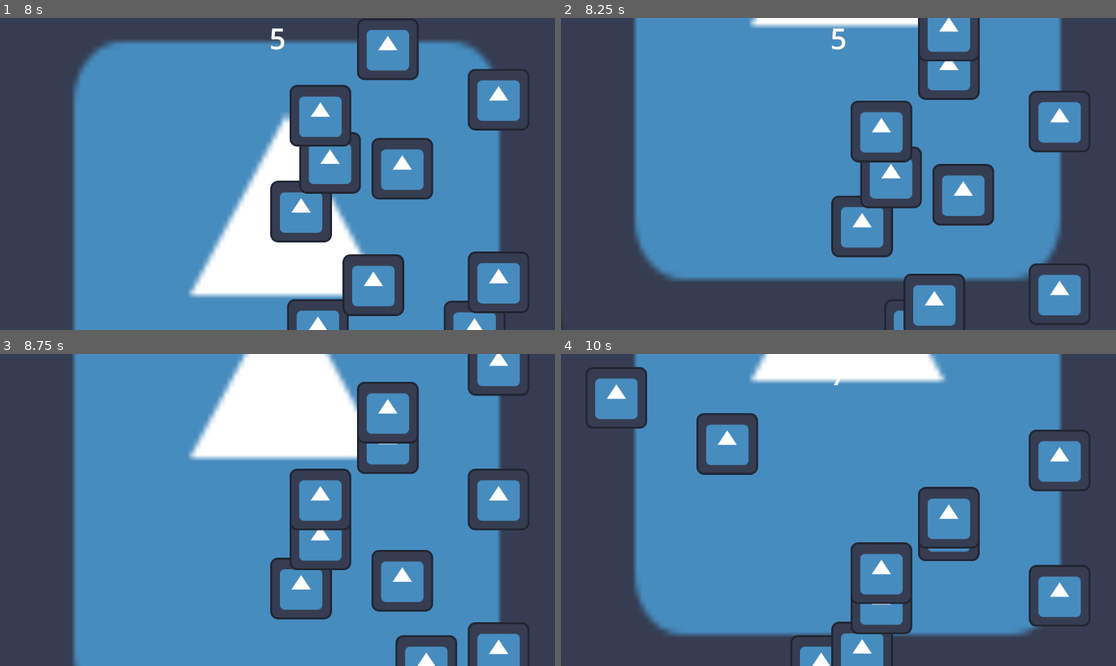
Above: before the commit, frames 1-4 (two rows, left to right).
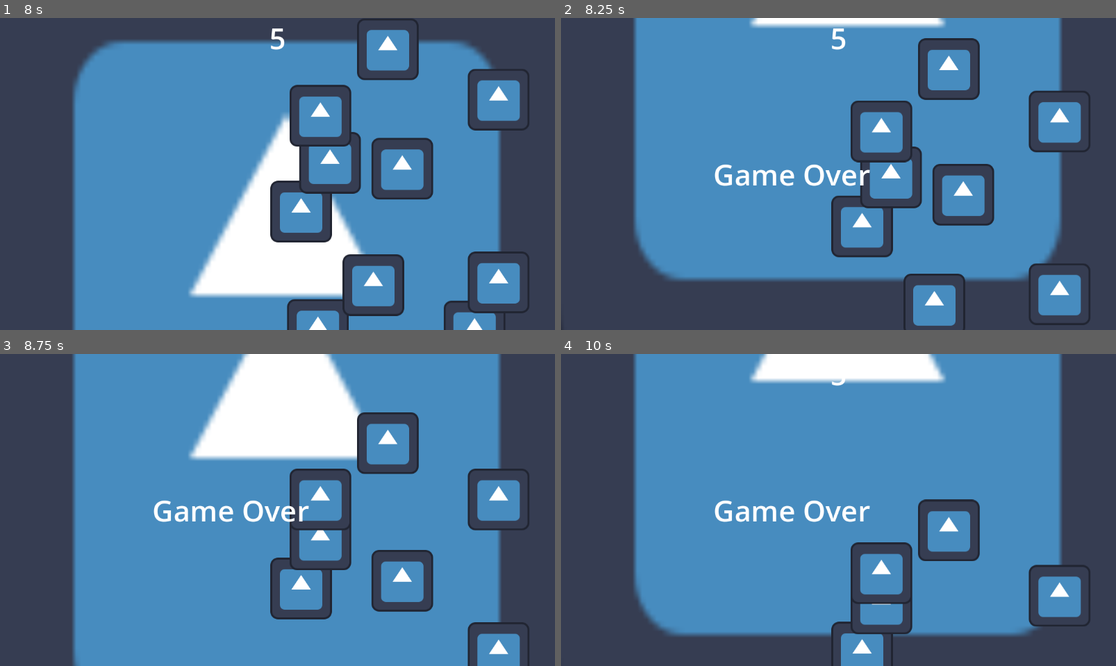
Above: after the commit, the same moments.

Repository: Trimlocgit/FreeWay
Game: Godot game, scene res://main.tscn
Same seed, same stepped clock (60 frames per second), same inputs: the game is played once before the commit and once after it. The engine's default icon, where the game draws it, is replaced by a stand-in: a white triangle on a blue panel in a dark square.
Inputs:
- Up to frame 1 (8 s): click "Start" at 0.5 s; hold Down (Ralentire) 1.28-2.03 s; hold Up (Accelerer) 1.28-2.78 s; tap Down (Ralentire) every 1.5 s from 2.1 to 6.6 s; hold Down (Ralentire) 2.78-3.53 s; hold A (gauche) 2.78-5.03 s; hold Down (Ralentire) 4.28-5.03 s; hold D (droite) 5.03-5.78 s; hold Up (Accelerer) 5.78-6.53 s; hold Down (Ralentire) 5.78-6.53 s; hold D (droite) from 6.53 s (still down); hold Down (Ralentire) from 7.28 s (still down)
- Up to frame 2 (8.25 s): keep holding D (droite); release Down (Ralentire) at 8.03 s; tap Down (Ralentire) at 8.1 s
- Up to frame 3 (8.75 s): keep holding D (droite)
- Up to frame 4 (10 s): release D (droite) at 8.78 s; hold Down (Ralentire) 8.78-9.53 s; hold A (gauche) from 8.78 s (still down); tap Down (Ralentire) at 9.6 s

Frame 1 is identical in both runs. In frame 2, 1.9% of the frame differs, in the area x 27-76%, y 0-100%; in frame 3, 3.6%; in frame 4, 6.4%, in the area x 4-96%, y 4-100%.

Commit message:
Pauffinage code Player

Diff:
--- a/script/player.gd
+++ b/script/player.gd
@@ -27,9 +27,9 @@
 
 func _on_body_entered(body: Node2D) -> void:
 	pass
-	#hit.emit()
-	#hide()
-	#$CollisionShape2D.set_deferred("disabled", true)
+	hit.emit()
+	hide()
+	$CollisionShape2D.set_deferred("disabled", true)
 
 
 #Fonction appelé lors du lancement d'une nouvelle partie
